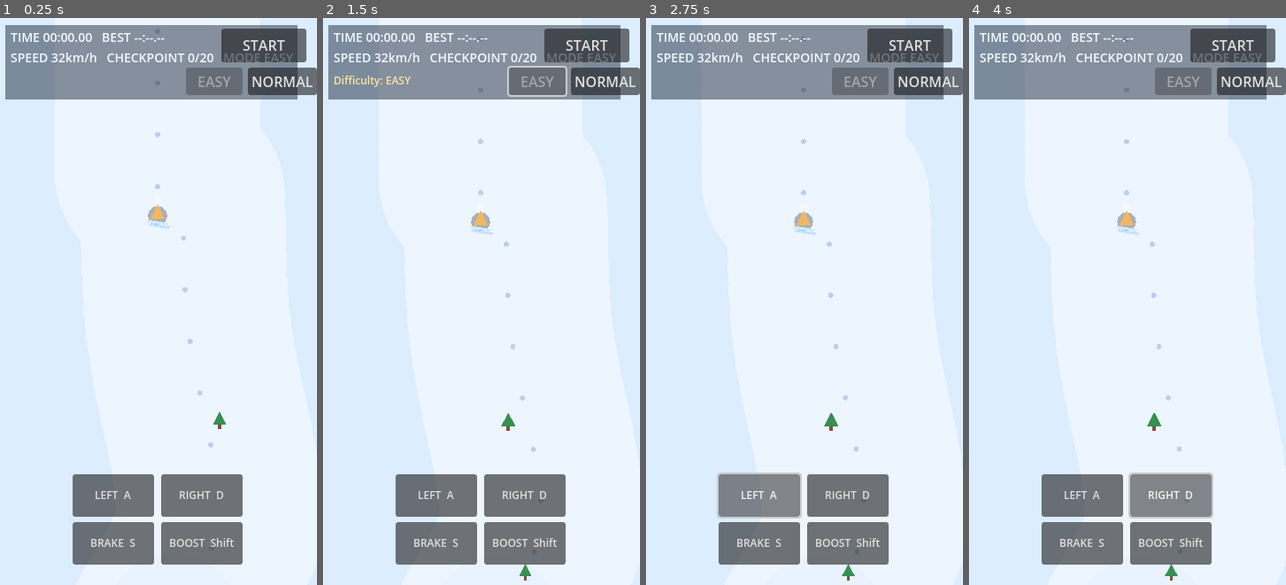
Above: before the commit, frames 1-4 (left to right).
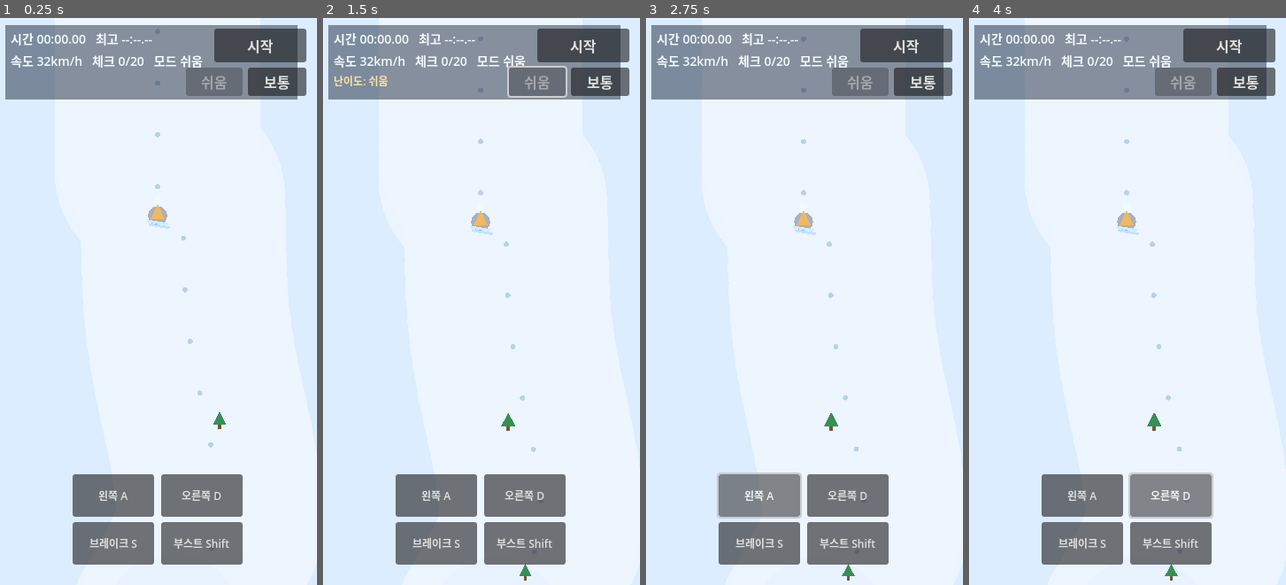
Above: after the commit, the same moments.

Repository: wndzlf/TapTapCho
Game: Godot game, scene res://scenes/main/Main.tscn
Two runs of this game, one before a commit and one after it. Both use one fixed random seed, a clock stepped at 60 frames per second and the inputs below.
Inputs (mouse positions are in pixels of both pictures, inside the frame that each line leads up to):
- Up to frame 1 (0.25 s): no input
- Up to frame 2 (1.5 s): click "NORMAL" (after the commit: "보통") at 0.5 s; click "EASY" (after the commit: "쉬움") at 1.25 s
- Up to frame 3 (2.75 s): click (760, 494) at 2 s, where only the run before the commit has a clickable "LEFT A"
- Up to frame 4 (4 s): click (1083, 494) at 2.75 s, where only the run after the commit has a clickable "왼쪽 A"; click (1171, 494) at 3.5 s, where only the run before the commit has a clickable "RIGHT D"

The runs differ from the first frame. In frame 1, 2.8% of the frame differs, in the area x 3-100%, y 1-94%; in frame 2, 3.0%; in frame 3, 2.8%; in frame 4, 2.8%.

Commit message:
Prepare Winter Ski Rush for Appintoss submission

Diff:
--- a/godot-winter-ski-rush/project.godot
+++ b/godot-winter-ski-rush/project.godot
@@ -4,7 +4,7 @@
 config_version=5
 
 [application]
-config/name="Winter Ski Rush (Godot)"
+config/name="윈터 스키 러시"
 run/main_scene="res://scenes/main/Main.tscn"
 
 [display]
--- a/godot-winter-ski-rush/scenes/main/Main.gd
+++ b/godot-winter-ski-rush/scenes/main/Main.gd
@@ -141,6 +141,18 @@
 var offtrack_warning_strength := 0.0
 
 
+func _localized_crash_reason(reason: String) -> String:
+	match reason:
+		"tree":
+			return "나무"
+		"rock":
+			return "바위"
+		"cliff":
+			return "코스 이탈"
+		_:
+			return reason
+
+
 func _ready() -> void:
 	rng.seed = 20260307
 	_load_records()
@@ -235,7 +247,7 @@
 		var sid := String(surface["active_id"])
 		if not shortcut_seen.get(sid, false):
 			shortcut_seen[sid] = true
-			_set_status("Shortcut found!", 1.2)
+			_set_status("지름길 발견!", 1.2)
 			style_score += 120
 
 	var slope := _slope_at(player_pos.y)
@@ -303,7 +315,7 @@
 			last_checkpoint = i
 			respawn_pos = Vector2(_main_center_x(cp_y + 12.0), cp_y + 20.0)
 			style_score += 80
-			_set_status("Checkpoint %d" % (i + 1), 0.9)
+			_set_status("체크포인트 %d" % (i + 1), 0.9)
 
 
 func _check_finish() -> void:
@@ -320,9 +332,9 @@
 	_save_records()
 
 	var challenge_ok := no_crash_run and run_time <= challenge_target
-	_set_status("Finish! %s" % _fmt_time(run_time), 2.4)
+	_set_status("완주! %s" % _fmt_time(run_time), 2.4)
 	if challenge_ok:
-		_set_status("Perfect run + Challenge clear!", 2.8)
+		_set_status("무충돌 완주! 목표 달성!", 2.8)
 
 
 func _try_jump() -> void:
@@ -337,7 +349,7 @@
 	air_height = 2.0
 	air_velocity = active_jump_base_velocity + forward_speed * active_jump_speed_velocity_scale
 	trick_spin = 0.0
-	_set_status("Jump", 0.45)
+	_set_status("점프!", 0.45)
 
 
 func _land_from_jump() -> void:
@@ -349,7 +361,7 @@
 		style_score += spins * 180
 		var bonus: float = minf(1.2, 0.25 * float(spins))
 		run_time = max(0.0, run_time - bonus)
-		_set_status("Trick x%d (-%.2fs)" % [spins, bonus], 1.0)
+		_set_status("트릭 x%d (-%.2fs)" % [spins, bonus], 1.0)
 	trick_spin = 0.0
 
 
@@ -360,7 +372,7 @@
 	no_crash_run = false
 	forward_speed = maxf(0.0, forward_speed * active_crash_keep_speed_ratio)
 	run_time += active_crash_penalty
-	_set_status("Crash (%s) +%.1fs" % [reason, active_crash_penalty], 1.2)
+	_set_status("충돌 (%s) +%.1fs" % [_localized_crash_reason(reason), active_crash_penalty], 1.2)
 
 	for i in range(20):
 		var ang := rng.randf_range(0.0, TAU)
@@ -383,7 +395,7 @@
 	air_height = 0.0
 	air_velocity = 0.0
 	trick_spin = 0.0
-	_set_status("Respawn", 0.7)
+	_set_status("복귀", 0.7)
 
 
 func _read_steer_input() -> float:
@@ -688,13 +700,13 @@
 	warning_label.vertical_alignment = VERTICAL_ALIGNMENT_CENTER
 	warning_label.add_theme_font_size_override("font_size", 14)
 	warning_label.add_theme_color_override("font_color", Color(1, 1, 1, 0))
-	warning_label.text = "GO BACK TO TRACK"
+	warning_label.text = "코스로 돌아오세요"
 	warning_panel.add_child(warning_label)
 
 	start_button = Button.new()
-	start_button.text = "START"
-	start_button.size = Vector2(96, 38)
-	start_button.position = Vector2(252, 12)
+	start_button.text = "시작"
+	start_button.size = Vector2(104, 38)
+	start_button.position = Vector2(244, 12)
 	start_button.pressed.connect(_on_start_pressed)
 	root.add_child(start_button)
 
@@ -705,13 +717,13 @@
 	root.add_child(difficulty_box)
 
 	easy_button = Button.new()
-	easy_button.text = "EASY"
+	easy_button.text = "쉬움"
 	easy_button.custom_minimum_size = Vector2(64, 30)
 	easy_button.pressed.connect(_on_easy_pressed)
 	difficulty_box.add_child(easy_button)
 
 	normal_button = Button.new()
-	normal_button.text = "NORMAL"
+	normal_button.text = "보통"
 	normal_button.custom_minimum_size = Vector2(66, 30)
 	normal_button.pressed.connect(_on_normal_pressed)
 	difficulty_box.add_child(normal_button)
@@ -735,8 +747,8 @@
 	row_steer.add_theme_constant_override("separation", 8)
 	controls.add_child(row_steer)
 
-	var left_btn := _make_hold_button("LEFT  A", func() -> void: touch_left = true, func() -> void: touch_left = false)
-	var right_btn := _make_hold_button("RIGHT  D", func() -> void: touch_right = true, func() -> void: touch_right = false)
+	var left_btn := _make_hold_button("왼쪽 A", func() -> void: touch_left = true, func() -> void: touch_left = false)
+	var right_btn := _make_hold_button("오른쪽 D", func() -> void: touch_right = true, func() -> void: touch_right = false)
 
 	row_steer.add_child(left_btn)
 	row_steer.add_child(right_btn)
@@ -746,8 +758,8 @@
 	row_actions.add_theme_constant_override("separation", 8)
 	controls.add_child(row_actions)
 
-	var brake_btn := _make_hold_button("BRAKE  S", func() -> void: touch_brake = true, func() -> void: touch_brake = false)
-	var crouch_btn := _make_hold_button("BOOST  Shift", func() -> void: touch_crouch = true, func() -> void: touch_crouch = false)
+	var brake_btn := _make_hold_button("브레이크 S", func() -> void: touch_brake = true, func() -> void: touch_brake = false)
+	var crouch_btn := _make_hold_button("부스트 Shift", func() -> void: touch_crouch = true, func() -> void: touch_crouch = false)
 	row_actions.add_child(brake_btn)
 	row_actions.add_child(crouch_btn)
 
@@ -931,11 +943,11 @@
 	_apply_difficulty_profile(true)
 	_refresh_difficulty_ui()
 	_reset_run(false)
-	_set_status("Difficulty: %s" % _difficulty_name(), 1.0)
+	_set_status("난이도: %s" % _difficulty_name(), 1.0)
 
 
 func _difficulty_name() -> String:
-	return "EASY" if current_difficulty == DIFFICULTY_EASY else "NORMAL"
+	return "쉬움" if current_difficulty == DIFFICULTY_EASY else "보통"
 
 
 func _apply_difficulty_profile(notify: bool) -> void:
@@ -994,7 +1006,7 @@
 func _start_run() -> void:
 	_try_play_bgm()
 	_reset_run(true)
-	_set_status("Go!", 0.6)
+	_set_status("출발!", 0.6)
 
 
 func _reset_run(start_immediately: bool) -> void:
@@ -1023,7 +1035,7 @@
 	_touch_reset()
 
 	if start_button != null:
-		start_button.text = "RESTART" if start_immediately else "START"
+		start_button.text = "다시 시작" if start_immediately else "시작"
 
 
 func _touch_reset() -> void:
@@ -1058,15 +1070,15 @@
 
 	var best_label := "--:--.--" if best_time == INF else _fmt_time(best_time)
 	var speed_kmh := int(round(forward_speed * 0.42))
-	var main_line := "TIME %s   BEST %s" % [_fmt_time(run_time), best_label]
-	var sub_line := "SPEED %dkm/h   CHECKPOINT %d/%d   MODE %s" % [speed_kmh, cp_now, checkpoints.size(), _difficulty_name()]
+	var main_line := "시간 %s   최고 %s" % [_fmt_time(run_time), best_label]
+	var sub_line := "속도 %dkm/h   체크 %d/%d   모드 %s" % [speed_kmh, cp_now, checkpoints.size(), _difficulty_name()]
 	hud_label.text = "%s\n%s" % [main_line, sub_line]
 
 	if hint_label != null:
 		if run_finished:
-			hint_label.text = "Finished. Press START."
+			hint_label.text = "완주! 다시 시작을 눌러 주세요."
 		elif crashed:
-			hint_label.text = "Respawning..."
+			hint_label.text = "복귀 중..."
 		elif status_text != "":
 			hint_label.text = status_text
 		else:
Not shown, changed: godot-winter-ski-rush-web/index.html
Not shown, changed: godot-winter-ski-rush-web/index.pck
